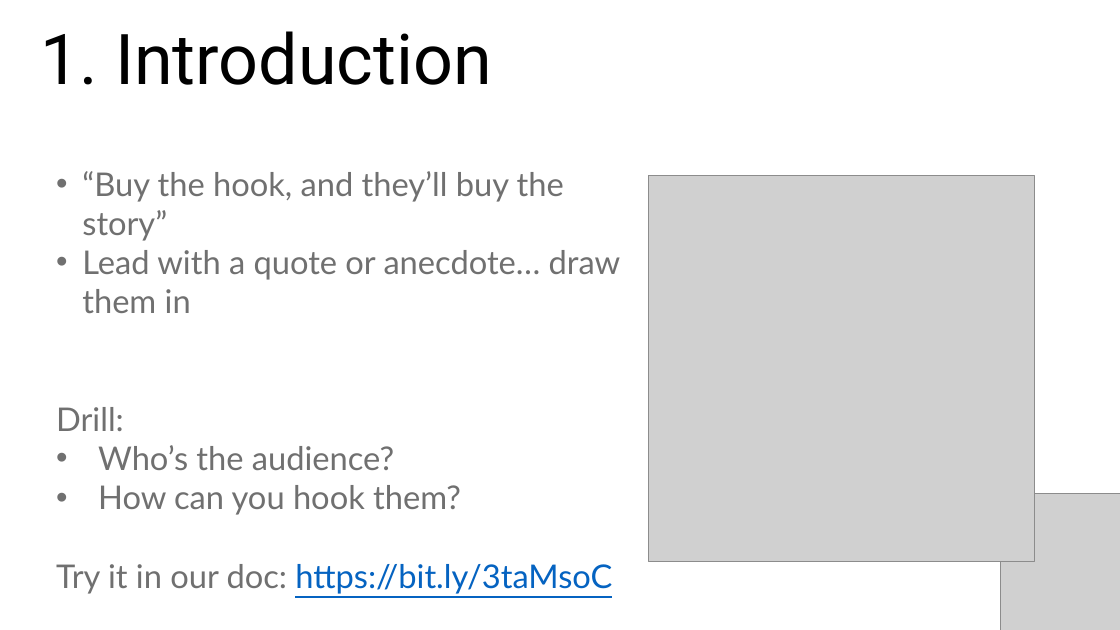
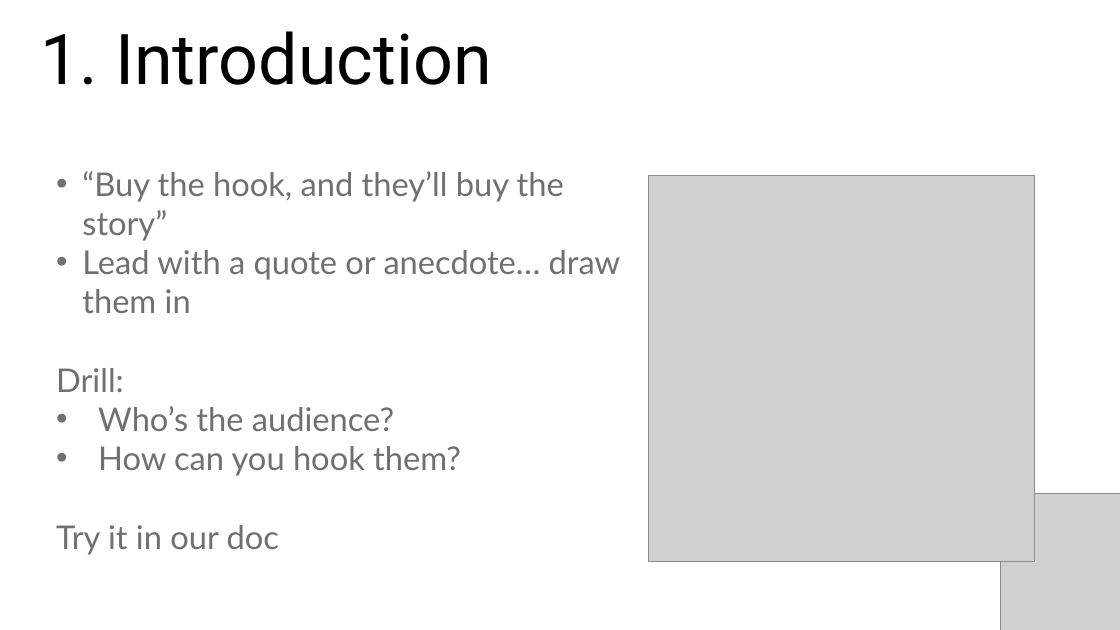
Before and after one commit to stringfestdata/aina-foundations-of-analytics, a slide deck: slide 26 of aina-foundations-of-analytics.pptx (slide 21 before the commit). Drawn at 1120x630 pixels with LibreOffice and Linux fonts; fonts in the diff are those of the drawing; grey boxes stand for pictures. Boxes give left, top, right and bottom in pixels: in the first picture for what was removed or moved away, otherwise in the second. Text is boxed around its words. In the diff, an @@ line names an element or a change of style, - is before the commit and + after.

```diff
--- a/aina-foundations-of-analytics.pptx
+++ b/aina-foundations-of-analytics.pptx
@@ text at (x1=56, y1=525, x2=279, y2=555): text changed; text colour #0563C1 to #707070 @@
-Try it in our doc: https://bit.ly/3taMsoC
+Try it in our doc
```
Also in this commit, not shown: 8 other slides changed, 4 slides added, 2 other files.
